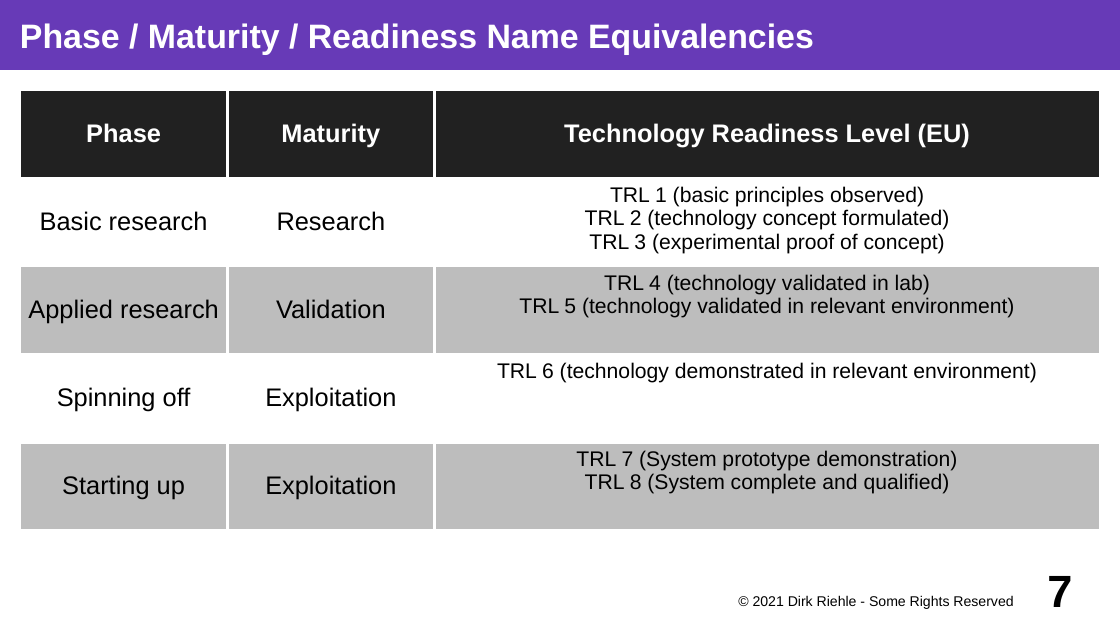
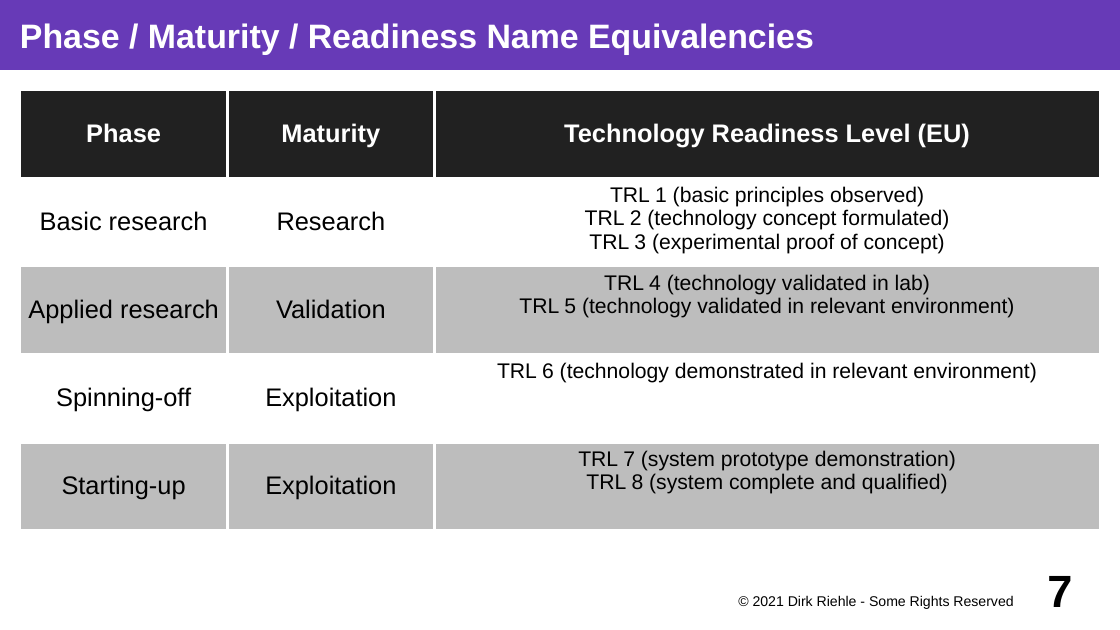
Before and after one commit to dirkriehle/coss-course, a slide deck: slide 7 of Lecture slides/COSS D03 - University Spin-offs.odp. Drawn at 1120x630 pixels with LibreOffice and Linux fonts; fonts in the diff are those of the drawing. Boxes give left, top, right and bottom in pixels: in the first picture for what was removed or moved away, otherwise in the second. Text is boxed around its words. In the diff, an @@ line names an element or a change of style, - is before the commit and + after.

```diff
--- a/Lecture slides/COSS D03 - University Spin-offs.odp
+++ b/Lecture slides/COSS D03 - University Spin-offs.odp
@@ table at (20, 90, 1101, 531) @@
-row 4, column 1: Spinning off
+row 4, column 1: Spinning-off
-row 5, column 1: Starting up
+row 5, column 1: Starting-up
-row 5, column 3: TRL 7 (System prototype demonstration) TRL 8 (System complete and qualified)
+row 5, column 3: TRL 7 (system prototype demonstration) TRL 8 (system complete and qualified)
```
Also in this commit, not shown: 10 other slides changed, 3 other files.
